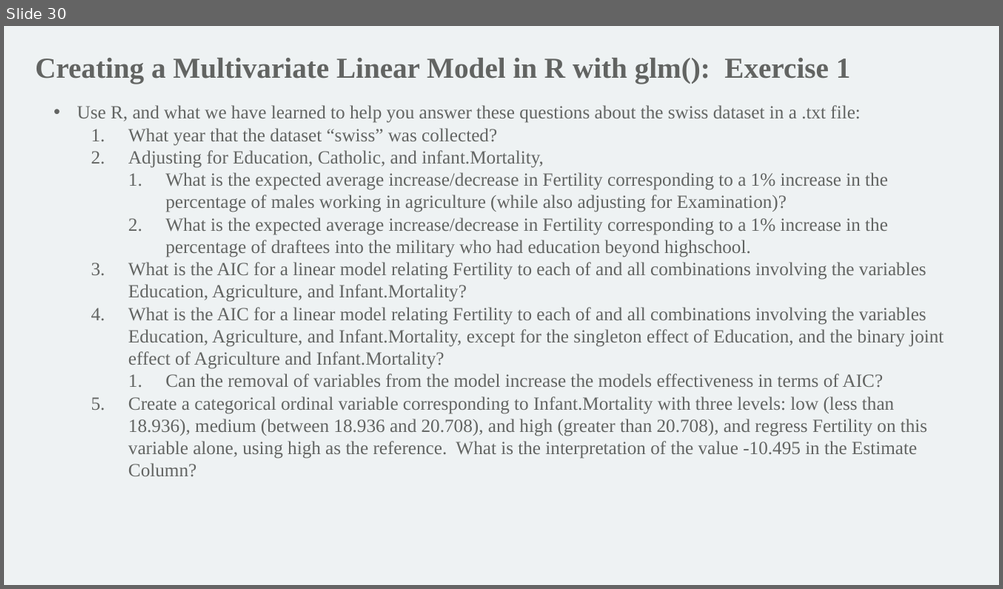
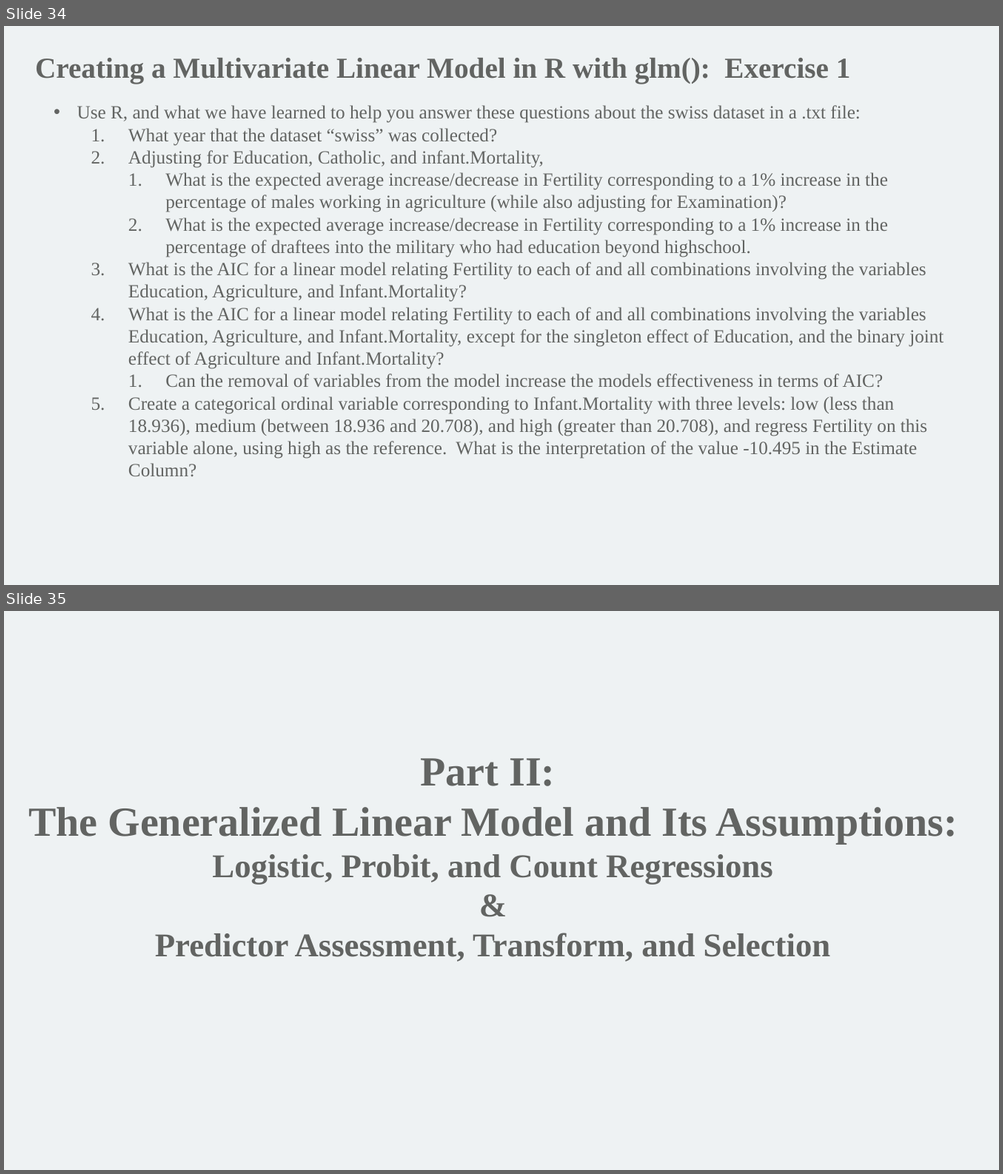
Before and after one commit to mathornton01/2022_UTSW_Lyda_Hill_Department_Beginning_R_Nanocourse, a slide deck: Slides/IntroductionToRForBeginners_DayII_MT.pptx. Shown one above the other, each under a label of ours: slide 30 before the commit, slides 34 and 35 after it. The pictures are 1003x589 and 1003x1174 pixels, drawn with LibreOffice and Linux fonts; fonts in the diff are those of the drawing; background and template pictures are left out. Boxes give left, top, right and bottom in pixels: in the first picture for what was removed or moved away, otherwise in the second. Text is boxed around its words. In the diff, an @@ line names an element or a change of style, - is before the commit and + after.

```diff
--- a/Slides/IntroductionToRForBeginners_DayII_MT.pptx
+++ b/Slides/IntroductionToRForBeginners_DayII_MT.pptx
@@ slide 35 added at (4, 611, 999, 1170), background #EEF2F3 @@
@@ text added at (28, 758, 956, 962), 32 pt, text #626462, bold @@
+Part II:
+The Generalized Linear Model and Its Assumptions:
+Logistic, Probit, and Count Regressions
+&
+Predictor Assessment, Transform, and Selection
@@ what was slide 30 is now slide 34 @@
```
Also in this commit, not shown: 3 slides changed, 6 other slides added, 1 other file.
